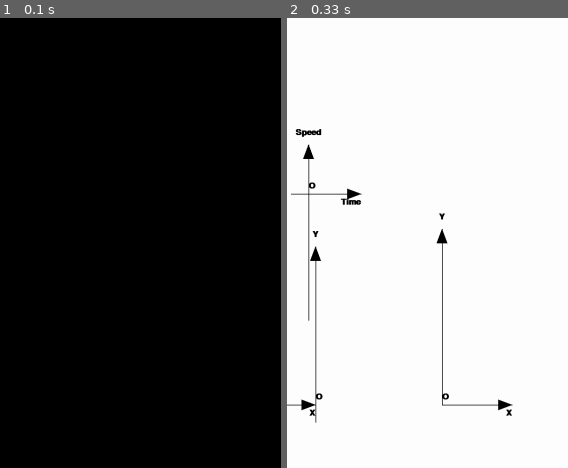
Above: before the commit, frames 1-2 (left to right).
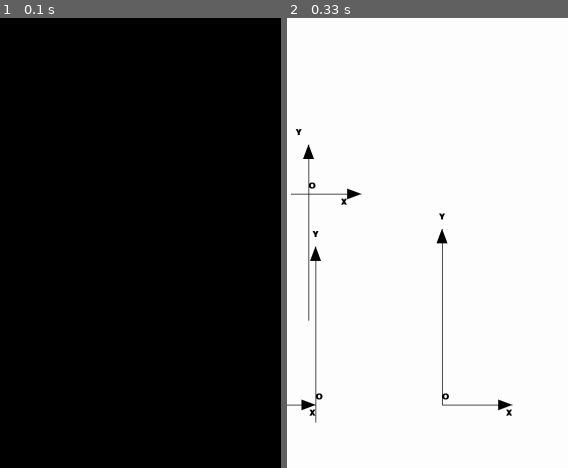
Above: after the commit, the same moments.

Repository: Archanciel/Pygame_2d_Cartesian_coordinates_system
Game: pygame game, started from draw_cartesian_axes.py
Same seed, same stepped clock (60 frames per second), same inputs: the game is played once before the commit and once after it.
Inputs:
- Up to frame 1 (0.1 s): no input
- Up to frame 2 (0.33 s): no input
The pictures show only the part of the screen within x 21-71%, y 0-50%; the shares and areas given below are measured in that part.

Frame 1 is identical in both runs. In frame 2, 0.2% of the frame differs, in the area x 2-27%, y 24-42%.

Commit message:
test ok on Windows

Diff:
--- a/draw_cartesian_axes.py
+++ b/draw_cartesian_axes.py
@@ -2,7 +2,7 @@
 import math
 import os
 import time
-from pygame2dcartesiancoordsystem import Pygame2dCartesianCoordSystem
+from pygame2d import Pygame2d
 
 # define colors
 WHITE = (255, 255, 255)
@@ -68,33 +68,33 @@
 
 if os.name == 'posix':
 	cartesianAxesLst.append(
-		Pygame2dCartesianCoordSystem(screen=screen, origin=(100, 500), xLength=200, yLength=500, xRange=(-5, 15),
+		Pygame2d(screen=screen, origin=(100, 500), xLength=200, yLength=500, xRange=(-5, 15),
 									 yRange=(50, -3)))
 	cartesianAxesLst.append(
-		Pygame2dCartesianCoordSystem(screen=screen, origin=(400, 500), xLength=200, yLength=500, xRange=(-5, 15),
+		Pygame2d(screen=screen, origin=(400, 500), xLength=200, yLength=500, xRange=(-5, 15),
 									 yRange=(20, -50), xLabel='Time', yLabel='Speed'))
 	cartesianAxesLst.append(
-		Pygame2dCartesianCoordSystem(screen=screen, origin=(120, 1100), xLength=200, yLength=500, xRange=(25, 55),
+		Pygame2d(screen=screen, origin=(120, 1100), xLength=200, yLength=500, xRange=(25, 55),
 									 yRange=(50, -3)))
 	cartesianAxesLst.append(
-		Pygame2dCartesianCoordSystem(screen=screen, origin=(420, 1100), xLength=200, yLength=500, xRange=(-55, -5),
+		Pygame2d(screen=screen, origin=(420, 1100), xLength=200, yLength=500, xRange=(-55, -5),
 									 yRange=(50, -3)))
 	cartesianAxesLst.append(
-		Pygame2dCartesianCoordSystem(screen=screen, origin=(780, 1100), xLength=200, yLength=500, xRange=(0, 15),
+		Pygame2d(screen=screen, origin=(780, 1100), xLength=200, yLength=500, xRange=(0, 15),
 									 yRange=(50, 3)))
 #origin, xLength, yLength, xRange, yRange, xLabel='X', yLabel='Y', color=BLACK, thickness=2, leftMargin=0, topMargin=0):
 else:
 	cartesianAxesLst.append(
-		Pygame2dCartesianCoordSystem(screen=screen, origin=(80, 300), xLength=200, yLength=300, xRange=(-5, 15),
+		Pygame2d(screen=screen, origin=(80, 300), xLength=200, yLength=300, xRange=(-5, 15),
 									 yRange=(50, -3)))
 	cartesianAxesLst.append(
-		Pygame2dCartesianCoordSystem(screen=screen, origin=(500, 300), xLength=200, yLength=300, xRange=(-5, 15),
+		Pygame2d(screen=screen, origin=(500, 300), xLength=200, yLength=300, xRange=(-5, 15),
 									 yRange=(50, -3), xLabel='Time', yLabel='Speed'))
 	cartesianAxesLst.append(
-		Pygame2dCartesianCoordSystem(screen=screen, origin=(40, 700), xLength=200, yLength=300, xRange=(25, 55),
+		Pygame2d(screen=screen, origin=(40, 700), xLength=200, yLength=300, xRange=(25, 55),
 									 yRange=(50, -3)))
 	cartesianAxesLst.append(
-		Pygame2dCartesianCoordSystem(screen=screen, origin=(550, 720), xLength=200, yLength=300, xRange=(0, 15),
+		Pygame2d(screen=screen, origin=(550, 720), xLength=200, yLength=300, xRange=(0, 15),
 									 yRange=(50, 9)))
 
 while running:
--- /dev/null
+++ b/pygame2d.py
@@ -0,0 +1,40 @@
+import pygame as pg
+
+from pygame2dcartesiancoordsystem import Pygame2dCartesianCoordSystem
+
+BLACK = (0, 0, 0)
+FONT_SIZE = 35
+
+class Pygame2d(Pygame2dCartesianCoordSystem):
+	def __init__(self, screen, origin, xLength, yLength, xRange, yRange, xLabel='X', yLabel='Y', color=BLACK,
+				 thickness=2, title=''):
+		super().__init__(origin, xLength, yLength, xRange, yRange, xLabel='X', yLabel='Y', color=BLACK,
+				 thickness=2, title='')
+
+		self.screen = screen
+
+		font = pg.font.SysFont(None, FONT_SIZE, bold=True, italic=False)
+
+		# Render the text. "True" means anti-aliased text.
+		# Black is the color. This creates an image of the
+		# letters, but does not put it on the screen
+		self.xLabelText = font.render(self.xLabel, True, self.color)
+		self.xLabelHorizontalShift = font.size(xLabel)[0]
+		self.yLabelText = font.render(self.yLabel, True, self.color)
+		self.yLabelHorizontalShift = font.size(yLabel)[0] / 2
+		self.originText = font.render("O", True, self.color)
+
+	def draw(self):
+		# drawing x axis
+		pg.draw.line(self.screen, self.axesColor, self.xAxisCoordStart, self.xAxisCoordEnd, self.thickness)
+		pg.draw.polygon(self.screen, self.axesColor, self.xArrowCoord)
+		self.screen.blit(self.xLabelText,
+						 (self.xAxisCoordEnd[0] - self.xLabelHorizontalShift, self.xAxisCoordEnd[1] + FONT_SIZE / 3))
+
+		# drawing y axis
+		pg.draw.line(self.screen, self.axesColor, self.yAxisCoordStart, self.yAxisCoordEnd, self.thickness)
+		pg.draw.polygon(self.screen, self.axesColor, self.yArrowCoord)
+		self.screen.blit(self.yLabelText, (
+		self.yAxisCoordStart[0] - self.yLabelHorizontalShift, self.yAxisCoordStart[1] - 4 * FONT_SIZE / 3))
+
+		self.screen.blit(self.originText, (self.origin[0], self.origin[1] - FONT_SIZE))
--- a/pygame2dcartesiancoordsystem.py
+++ b/pygame2dcartesiancoordsystem.py
@@ -8,9 +8,8 @@
 FONT_SIZE = 35
 
 class Pygame2dCartesianCoordSystem():
-	def __init__(self, screen, origin, xLength, yLength, xRange, yRange, xLabel='X', yLabel='Y', color=BLACK,
-				 thickness=2):
-		self.screen = screen
+	def __init__(self, origin, xLength, yLength, xRange, yRange, xLabel='X', yLabel='Y', color=BLACK,
+				 thickness=2, title=''):
 		self.origin = origin
 		self.xLabel = xLabel
 		self.yLabel = yLabel
@@ -40,17 +39,6 @@
 		yArrowPoint2 = (self.yAxisCoordStart[0], self.yAxisCoordStart[1])
 		yArrowPoint3 = (self.yAxisCoordStart[0] + ARROW_BASE / 2, self.yAxisCoordStart[1] + ARROW_LENGTH)
 		self.yArrowCoord = (yArrowPoint2, yArrowPoint3, yArrowPoint1)
-
-		font = pg.font.SysFont(None, FONT_SIZE, bold=True, italic=False)
-
-		# Render the text. "True" means anti-aliased text.
-		# Black is the color. This creates an image of the
-		# letters, but does not put it on the screen
-		self.xLabelText = font.render(self.xLabel, True, self.color)
-		self.xLabelHorizontalShift = font.size(xLabel)[0]
-		self.yLabelText = font.render(self.yLabel, True, self.color)
-		self.yLabelHorizontalShift = font.size(yLabel)[0] / 2
-		self.originText = font.render("O", True, self.color)
 
 	def computeXAxisCoordinates(self, origin, xAxisLength, xAxisValueRange):
 		"""
@@ -99,16 +87,3 @@
 		yAxisCoordEnd = (yAxisCoordStart[0], yAxisCoordStart[1] + yLength)
 
 		return yAxisCoordStart, yAxisCoordEnd
-
-	def draw(self):
-		# drawing x axis
-		pg.draw.line(self.screen, self.axesColor, self.xAxisCoordStart, self.xAxisCoordEnd, self.thickness)
-		pg.draw.polygon(self.screen, self.axesColor, self.xArrowCoord)
-		self.screen.blit(self.xLabelText, (self.xAxisCoordEnd[0] - self.xLabelHorizontalShift, self.xAxisCoordEnd[1] + FONT_SIZE / 3))
-
-		# drawing y axis
-		pg.draw.line(self.screen, self.axesColor, self.yAxisCoordStart, self.yAxisCoordEnd, self.thickness)
-		pg.draw.polygon(self.screen, self.axesColor, self.yArrowCoord)
-		self.screen.blit(self.yLabelText, (self.yAxisCoordStart[0] - self.yLabelHorizontalShift, self.yAxisCoordStart[1] - 4 * FONT_SIZE / 3))
-
-		self.screen.blit(self.originText, (self.origin[0], self.origin[1] - FONT_SIZE))
--- a/test/testpygame2dcartesiancoordsystem.py
+++ b/test/testpygame2dcartesiancoordsystem.py
@@ -1,6 +1,5 @@
 import unittest
 import os, sys, inspect
-import pygame as pg
 
 currentdir = os.path.dirname(os.path.abspath(inspect.getfile(inspect.currentframe())))
 parentdir = os.path.dirname(currentdir)
@@ -10,19 +9,16 @@
 
 class MyTestCase(unittest.TestCase):
     def testComputeXAxisCoordinates(self):
-        pg.init()
-        ccs = Pygame2dCartesianCoordSystem(None, origin=(80, 300), xLength=200, yLength=300, xRange=(-5, 15),
+        ccs = Pygame2dCartesianCoordSystem(origin=(80, 300), xLength=200, yLength=300, xRange=(-5, 15),
 									 yRange=(50, -3))
         self.assertEqual(ccs.xAxisCoordStart, (30, 300))
         self.assertEqual(ccs.xAxisCoordEnd, (230, 300))
 
     def testComputeYAxisCoordinates(self):
-        pg.init()
-        ccs = Pygame2dCartesianCoordSystem(None, origin=(80, 300), xLength=200, yLength=300, xRange=(-5, 15),
+        ccs = Pygame2dCartesianCoordSystem(origin=(80, 300), xLength=200, yLength=300, xRange=(-5, 15),
 									 yRange=(50, -3))
         self.assertEqual(ccs.yAxisCoordStart, (80, 50))
         self.assertEqual(ccs.yAxisCoordEnd, (80, 350))
 
-
 if __name__ == '__main__':
     unittest.main()
Not shown, changed: .gitignore
